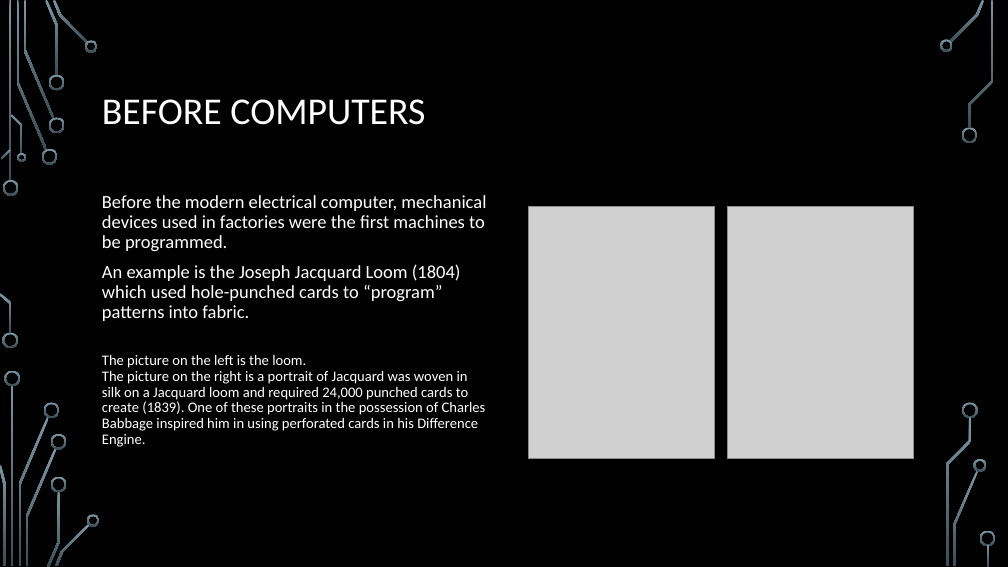
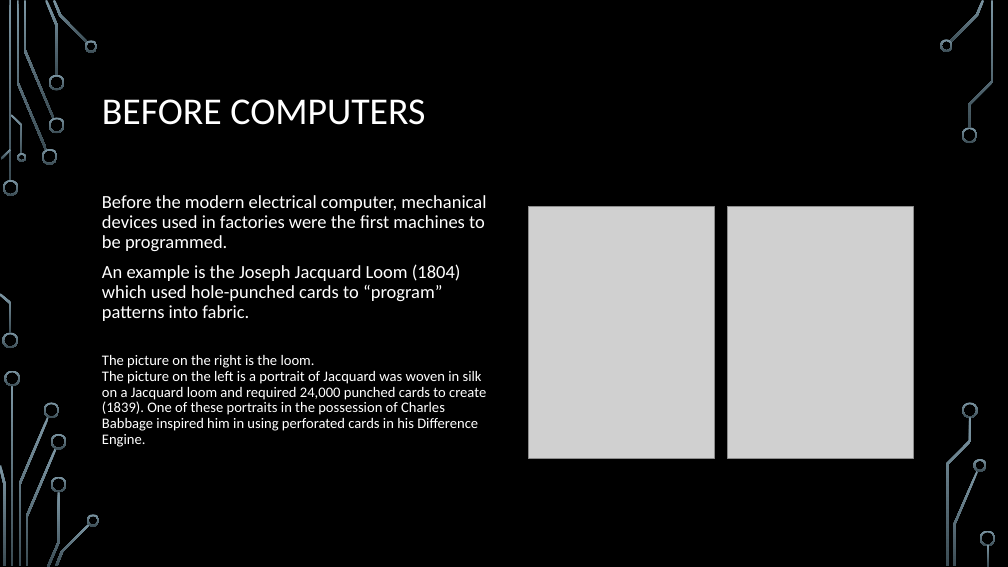
Before and after one commit to gomezdevelopment/Programming-Merit-Badge, a slide deck: slide 6 of ProgrammingMB.pptx. Drawn at 1008x567 pixels with LibreOffice and Linux fonts; fonts in the diff are those of the drawing; grey boxes stand for pictures; background and template pictures are left out. Boxes give left, top, right and bottom in pixels: in the first picture for what was removed or moved away, otherwise in the second. Text is boxed around its words. In the diff, an @@ line names an element or a change of style, - is before the commit and + after.

Commit message:
Spelling error, left/right swap on the loom slide.

```diff
--- a/ProgrammingMB.pptx
+++ b/ProgrammingMB.pptx
@@ text at box(102, 355, 486, 447): text changed @@
-The picture on the left is the loom.
-The picture on the right is a portrait of Jacquard was woven in silk on a Jacquard loom and required 24,000 punched cards to create (1839). One of these portraits in the possession of Charles Babbage inspired him in using perforated cards in his Difference Engine.
+The picture on the right is the loom.
+The picture on the left is a portrait of Jacquard was woven in silk on a Jacquard loom and required 24,000 punched cards to create (1839). One of these portraits in the possession of Charles Babbage inspired him in using perforated cards in his Difference Engine.
```
Also in this commit, not shown: 1 other slide changed.
